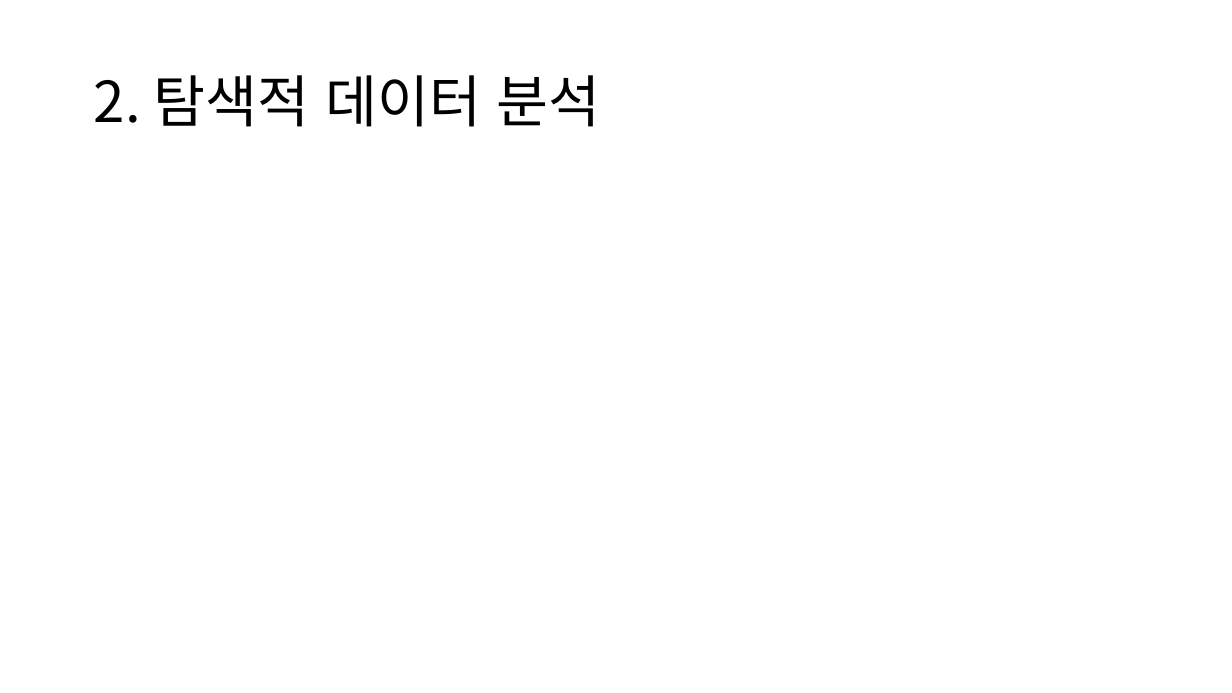
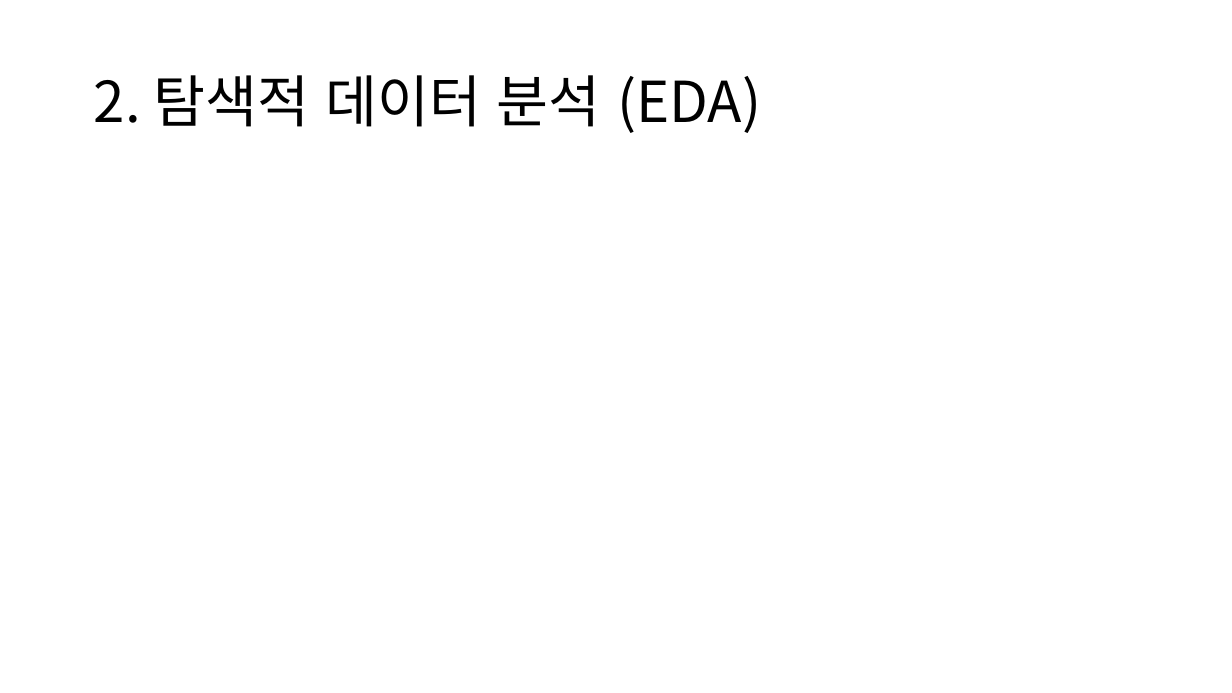
Before and after one commit to HANARONE/dh01, a slide deck: slide 4 of 개인고객 신용등급 산정 모델링.pptx. Drawn at 1232x693 pixels with LibreOffice and Linux fonts; fonts in the diff are those of the drawing. Boxes give left, top, right and bottom in pixels: in the first picture for what was removed or moved away, otherwise in the second. Text is boxed around its words. In the diff, an @@ line names an element or a change of style, - is before the commit and + after.

```diff
--- a/개인고객 신용등급 산정 모델링.pptx
+++ b/개인고객 신용등급 산정 모델링.pptx
@@ title at (94,75,761,133): text changed @@
-2. 탐색적 데이터 분석
+2. 탐색적 데이터 분석 (EDA)
```
Also in this commit, not shown: 2 other slides changed, 3 slides added, 5 other files.
